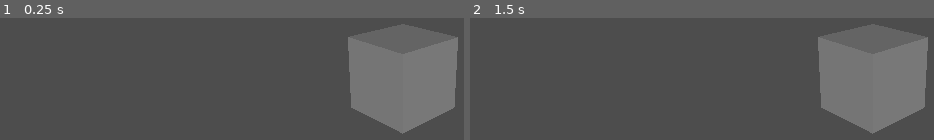
Above: before the commit, frames 1-2 (left to right).
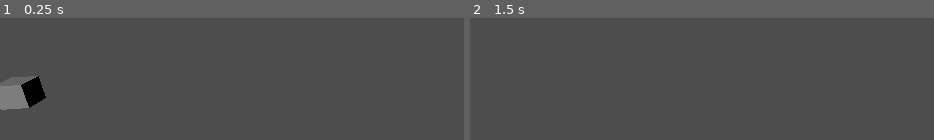
Above: after the commit, the same moments.

Repository: Sayex-dev/SandBoxGame
Game: Godot game, scene res://scenes/node_3d.tscn
The game is run twice, just before and just after one commit, with the same random seed, the same clock (stepped at 60 frames per second) and the same inputs.
Inputs (mouse positions are in pixels of both pictures, inside the frame that each line leads up to):
- Up to frame 1 (0.25 s): no input
- Up to frame 2 (1.5 s): tap Enter at 0.5 s; move the mouse to (outside the picture) at 0.52 s; hold D (move_right, bound only after the commit) 0.53-1.28 s; hold Right mouse button (move_camera, bound only after the commi… 0.53-1.28 s; tap Shift (sprint, bound only after the commit) at 0.8, 1.35 s; tap Space at 1.25 s; move the mouse to (711, 89) at 1.27 s; hold S (move_backward, bound only after the commit) from 1.28 s (still down)

The runs differ from the first frame. In frame 1, 16% of the frame differs, in the area x 0-99%, y 15-96%; in frame 2, 14%.

Commit message:
Fixed block drawing. ADded camera mover.

Diff:
--- a/project.godot
+++ b/project.godot
@@ -14,3 +14,36 @@
 run/main_scene="res://scenes/node_3d.tscn"
 config/features=PackedStringArray("4.2", "Forward Plus")
 config/icon="res://icon.svg"
+
+[input]
+
+move_right={
+"deadzone": 0.5,
+"events": [Object(InputEventKey,"resource_local_to_scene":false,"resource_name":"","device":-1,"window_id":0,"alt_pressed":false,"shift_pressed":false,"ctrl_pressed":false,"meta_pressed":false,"pressed":false,"keycode":0,"physical_keycode":68,"key_label":0,"unicode":100,"echo":false,"script":null)
+]
+}
+move_left={
+"deadzone": 0.5,
+"events": [Object(InputEventKey,"resource_local_to_scene":false,"resource_name":"","device":-1,"window_id":0,"alt_pressed":false,"shift_pressed":false,"ctrl_pressed":false,"meta_pressed":false,"pressed":false,"keycode":0,"physical_keycode":65,"key_label":0,"unicode":97,"echo":false,"script":null)
+]
+}
+move_forward={
+"deadzone": 0.5,
+"events": [Object(InputEventKey,"resource_local_to_scene":false,"resource_name":"","device":-1,"window_id":0,"alt_pressed":false,"shift_pressed":false,"ctrl_pressed":false,"meta_pressed":false,"pressed":false,"keycode":0,"physical_keycode":87,"key_label":0,"unicode":119,"echo":false,"script":null)
+]
+}
+move_backward={
+"deadzone": 0.5,
+"events": [Object(InputEventKey,"resource_local_to_scene":false,"resource_name":"","device":-1,"window_id":0,"alt_pressed":false,"shift_pressed":false,"ctrl_pressed":false,"meta_pressed":false,"pressed":false,"keycode":0,"physical_keycode":83,"key_label":0,"unicode":115,"echo":false,"script":null)
+]
+}
+move_camera={
+"deadzone": 0.5,
+"events": [Object(InputEventMouseButton,"resource_local_to_scene":false,"resource_name":"","device":-1,"window_id":0,"alt_pressed":false,"shift_pressed":false,"ctrl_pressed":false,"meta_pressed":false,"button_mask":2,"position":Vector2(57, 15),"global_position":Vector2(61, 56),"factor":1.0,"button_index":2,"canceled":false,"pressed":true,"double_click":false,"script":null)
+]
+}
+sprint={
+"deadzone": 0.5,
+"events": [Object(InputEventKey,"resource_local_to_scene":false,"resource_name":"","device":-1,"window_id":0,"alt_pressed":false,"shift_pressed":false,"ctrl_pressed":false,"meta_pressed":false,"pressed":false,"keycode":0,"physical_keycode":4194325,"key_label":0,"unicode":0,"echo":false,"script":null)
+]
+}
--- a/scenes/node_3d.tscn
+++ b/scenes/node_3d.tscn
@@ -1,15 +1,22 @@
-[gd_scene load_steps=2 format=3 uid="uid://u3l3grnkbtg6"]
+[gd_scene load_steps=4 format=3 uid="uid://u3l3grnkbtg6"]
 
+[ext_resource type="Script" path="res://src/camera_temp.gd" id="1_3x0up"]
 [ext_resource type="Script" path="res://src/world/world_controller.gd" id="1_wwmw1"]
+
+[sub_resource type="BoxMesh" id="BoxMesh_lr1ql"]
 
 [node name="Node3D" type="Node3D"]
 
 [node name="Camera3D" type="Camera3D" parent="."]
-transform = Transform3D(0.699289, -0.244489, 0.671729, -1.10773e-08, 0.939693, 0.34202, -0.714839, -0.239171, 0.657117, 3.91136, 2.3378, 3.89922)
+transform = Transform3D(0.166183, -0.337264, 0.926626, -2.5545e-08, 0.939693, 0.34202, -0.986095, -0.056838, 0.156161, 16.9159, 6.38104, -12.8367)
 fov = 60.0
+script = ExtResource("1_3x0up")
 
 [node name="WorldController" type="Node3D" parent="."]
 script = ExtResource("1_wwmw1")
 
 [node name="DirectionalLight3D" type="DirectionalLight3D" parent="."]
-transform = Transform3D(0.520856, -0.544815, 0.65718, 0.338403, 0.838556, 0.426974, -0.783704, -4.67124e-08, 0.621134, 3.33122, 1.39225, 3.96703)
+transform = Transform3D(0.520856, -0.544815, 0.65718, 0.338403, 0.838556, 0.426974, -0.783704, -3.01197e-07, 0.621134, 10.508, 5.09948, 9.65549)
+
+[node name="MeshInstance3D" type="MeshInstance3D" parent="."]
+mesh = SubResource("BoxMesh_lr1ql")
--- /dev/null
+++ b/src/camera_temp.gd
@@ -0,0 +1,31 @@
+extends Node3D
+
+var speed: float = 3
+var sprint_speed: float = 10
+var rotation_speed: float = 0.0001
+
+func _physics_process(delta):
+	var is_sprinting = Input.is_action_pressed("sprint")
+	var move_vec = Vector3.ZERO
+
+	if Input.is_action_pressed("move_right"):
+		# Move as long as the key/button is pressed.
+		move_vec += Vector3.RIGHT
+
+	if Input.is_action_pressed("move_left"):
+		# Move as long as the key/button is pressed.
+		move_vec += Vector3.LEFT
+
+	if Input.is_action_pressed("move_forward"):
+		# Move as long as the key/button is pressed.
+		move_vec += Vector3.FORWARD
+
+	if Input.is_action_pressed("move_backward"):
+		# Move as long as the key/button is pressed.
+		move_vec += Vector3.BACK
+
+	if Input.is_action_pressed("move_camera"):
+		rotate(Vector3.UP, Input.get_last_mouse_velocity().x * -rotation_speed)
+	var move_speed = sprint_speed if is_sprinting else speed
+	move_vec = move_vec.normalized() * move_speed * delta
+	position += move_vec.rotated(Vector3.UP, rotation.y)
--- a/src/world/chunk.gd
+++ b/src/world/chunk.gd
@@ -43,13 +43,16 @@
 func array_to_chunk_pos(index: int) -> Vector3i:
 	var x = index % chunk_size.x
 	@warning_ignore("integer_division")
-	var y = int(index / chunk_size.x) % chunk_size.y
+	var y = int((index / chunk_size.x) % chunk_size.y)
 	@warning_ignore("integer_division")
-	var z = int(index / chunk_size.x) * chunk_size.y
+	var z = int(index / (chunk_size.x * chunk_size.y))
 	return Vector3i(x, y, z)
 
-func is_in_chunk(index: int) -> bool:
-	return 0 <= index and index < (chunk_size.x * chunk_size.y * chunk_size.z)
+func is_in_chunk(pos: Vector3i) -> bool:
+	var correct_x = 0 <= pos.x and pos.x < chunk_size.x
+	var correct_y = 0 <= pos.y and pos.y < chunk_size.y
+	var correct_z = 0 <= pos.z and pos.z < chunk_size.z
+	return correct_x and correct_y and correct_z
 
 func find_block_surfaces(
 	x_pos_chunk: Chunk = null,
@@ -88,10 +91,10 @@
 					var dir = normals[i]
 					var adjacent_pos = block_pos + dir
 					var adjacent_block
-					if is_in_chunk(chunk_to_array_pos(adjacent_pos)):
+					if is_in_chunk(adjacent_pos):
 						adjacent_block = get_block(adjacent_pos)
 					else:
-						var adjacent_chunk_pos = adjacent_pos % chunk_size
+						var adjacent_chunk_pos = wrap_to_chunk(adjacent_pos)
 						if adjacent_chunks[i]:
 							adjacent_block = adjacent_chunks[i].get_block(adjacent_chunk_pos)
 						else:
@@ -102,6 +105,13 @@
 				if has_exposed_surfaces:
 					exposed_blocks[block_pos] = exposed_surfaces
 	return exposed_blocks
+
+func wrap_to_chunk(p: Vector3i) -> Vector3i:
+	return Vector3i(
+		(p.x + chunk_size.x) % chunk_size.x,
+		(p.y + chunk_size.y) % chunk_size.y,
+		(p.z + chunk_size.z) % chunk_size.z
+	)
 
 func get_surface_vectors(exposed_block_surfaces: Dictionary) -> Array[Surface]:
 	var block_surfaces = {}
@@ -257,6 +267,13 @@
 		z_pos_chunk,
 		z_neg_chunk
 	)
+
+	if true:
+		print("===== Chunk =====")
+		for pos in exposed_block_surfaces:
+			var surfaces = exposed_block_surfaces[pos]
+			print(str(pos) + ": " + str(surfaces))
+
 	var surfaces: Array[Surface] = get_surface_vectors(exposed_block_surfaces)
 
 	var st = SurfaceTool.new()
--- a/src/world/world_controller.gd
+++ b/src/world/world_controller.gd
@@ -4,10 +4,36 @@
 class BlockWorld:
 	var loaded_chunks: Dictionary
 
-	func add_chunk(chunk_index: Vector3i, chunk: Chunk):
-		assert (chunk_index not in loaded_chunks, "Chunk already exists and cannot be overwritten.")
-		loaded_chunks[chunk_index] = chunk
-		chunk.build_chunk_mesh()
+	func add_chunk(chunk_pos: Vector3i, chunk: Chunk, build_mesh: bool=true):
+		assert (chunk_pos not in loaded_chunks, "Chunk already exists and cannot be overwritten.")
+		loaded_chunks[chunk_pos] = chunk
+		if build_mesh:
+			build_chunk_mesh(chunk_pos)
+
+	func build_chunk_mesh(chunk_pos: Vector3i):
+		assert (chunk_pos in loaded_chunks, "Chunk not inside world.")
+		var chunk: Chunk = loaded_chunks[chunk_pos]
+		var adjacent_chunks = []
+		adjacent_chunks.resize(len(chunk.normals))
+		for i in len(chunk.normals):
+			var normal = chunk.normals[i]
+			var adjacent_chunk_pos = chunk_pos + normal
+			if adjacent_chunk_pos in loaded_chunks:
+				var adjacent_chunk = loaded_chunks[adjacent_chunk_pos]
+				adjacent_chunks[i] = adjacent_chunk
+
+		chunk.build_chunk_mesh(
+			adjacent_chunks[0],
+			adjacent_chunks[1],
+			adjacent_chunks[2],
+			adjacent_chunks[3],
+			adjacent_chunks[4],
+			adjacent_chunks[5]
+		)
+
+	func rebuild_world_mesh():
+		for chunk_pos in loaded_chunks.keys():
+			build_chunk_mesh(chunk_pos)
 
 	func remove_chunk(chunk_index: Vector3i):
 		loaded_chunks.erase(chunk_index)
@@ -16,11 +42,17 @@
 var world_mesh: MeshInstance3D
 
 func _ready():
+	RenderingServer.set_debug_generate_wireframes(true)
+	var vp = get_viewport()
+	vp.debug_draw = 4
 	var chunk_size = Vector3i(4, 4, 4)
 	var world_gen = WorldGenerator.new(chunk_size)
-	#var chunk = world_gen.generate_chunk(Vector3i.ZERO)
-	var chunk = Chunk.new(chunk_size)
-	chunk.set_block(Vector3i.ZERO, 1)
 	block_world = BlockWorld.new()
-	block_world.add_chunk(Vector3i.ZERO, chunk)
-	add_child(chunk)
+
+	var load_positions = [Vector3i(0, 0, 0)]
+	var chunks: Dictionary
+	for chunk_pos in load_positions:
+		var chunk = world_gen.generate_chunk(Vector3i.ZERO)
+		block_world.add_chunk(chunk_pos, chunk, false)
+
+	block_world.rebuild_world_mesh()
--- a/src/world/world_generator.gd
+++ b/src/world/world_generator.gd
@@ -21,5 +21,4 @@
 			var noise_height = int(noise.get_noise_2d(x_pos, z_pos) * 100)
 			for y in range(min(noise_height - chunk_pos.y * chunk_size.y, chunk_size.y)):
 				var in_chunk_pos = Vector3i(x, y, z)
-				print("Added block at: " + str(in_chunk_pos))
 				chunk.set_block(in_chunk_pos, 1)
